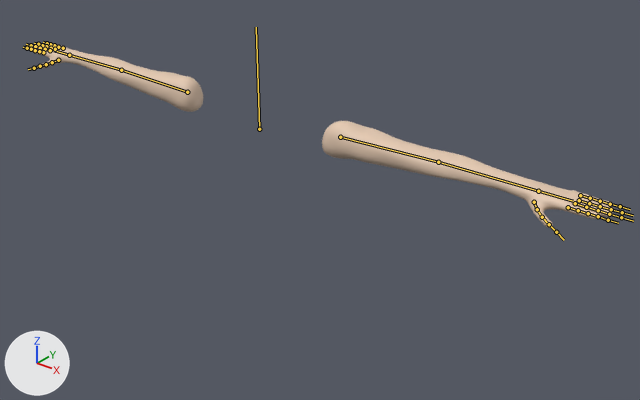
What one commit did to the FBX model Progetto_SVG/Assets/Assets/Models/PlayerArms.fbx.
Both versions are drawn from a 50 mm lens placed at (3.63, -3.92, 2.08), pointed at (0.41, 0.11, -0.42). Lighting does not change. The marker at lower left points along +X, +Y and +Z. The bones that bend it are drawn over the model as lines.
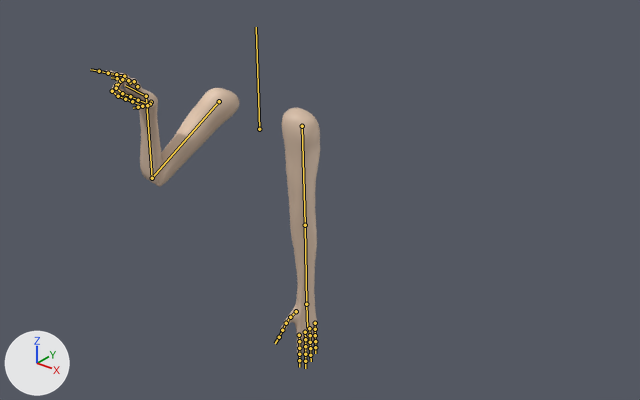
The newer file adds an action. The first version stands in its rest pose; the second is drawn at frame 13 of the action 'Armature|Attack2_End'.

Changed parts and their boxes (x1, y1, x2, y2) in the pictures (640 x 400 px):
'Plane', posed (63% narrower, 55% taller)
    before: (30, 44, 613, 228)
    after: (105, 71, 320, 357)
bone 'Bicep.L', root to tip
    before: (340, 137) to (438, 162)
    after: (302, 126) to (305, 225)
bone 'Arm.L', root to tip
    before: (438, 162) to (538, 191)
    after: (305, 225) to (306, 304)
bone 'Bicep.R', root to tip
    before: (187, 92) to (121, 70)
    after: (219, 101) to (152, 178)
bone 'Arm.R', root to tip
    before: (121, 70) to (69, 55)
    after: (152, 178) to (146, 96)
bone 'Hand.R', root to tip
    before: (69, 55) to (54, 50)
    after: (146, 96) to (125, 85)
bone 'Pinky1.R', root to tip
    before: (63, 48) to (58, 47)
    after: (116, 85) to (112, 91)
bone 'Pinky2.R', root to tip
    before: (58, 47) to (54, 45)
    after: (112, 91) to (118, 96)
bone 'Pinky3.R', root to tip
    before: (54, 45) to (50, 44)
    after: (118, 96) to (125, 99)
bone 'Ring1.R', root to tip
    before: (55, 49) to (51, 48)
    after: (120, 81) to (116, 88)
bone 'Ring2.R', root to tip
    before: (51, 48) to (46, 46)
    after: (116, 88) to (122, 93)
bone 'Ring3.R', root to tip
    before: (46, 46) to (42, 45)
    after: (122, 93) to (130, 96)
bone 'Middle1.R', root to tip
    before: (50, 50) to (45, 49)
    after: (130, 82) to (124, 76)
bone 'Middle2.R', root to tip
    before: (45, 49) to (40, 48)
    after: (124, 76) to (116, 74)
bone 'Index1.R', root to tip
    before: (43, 52) to (39, 51)
    after: (137, 86) to (134, 81)
bone 'Index2.R', root to tip
    before: (39, 51) to (35, 50)
    after: (134, 81) to (128, 80)

The edits, one by one:
Bone 'Bicep.L' (bone_bicep_l) moves from (0.0, 0.0, 0.0) to (-0.02, -0.6, 0.0).
Bone 'Bicep.L' (bone_bicep_l) turns from (0, 0, 0) to (0, 0, -90) degrees about its own x, y and z.
Bone 'Arm.L' (bone_arm_l) turns from (0, 0, 0) to (0, 0, 1) degrees about its own x, y and z.
Bone 'Bicep.R' (bone_bicep_r) moves from (0.0, 0.0, 0.0) to (0.02, -0.6, 0.0).
Bone 'Bicep.R' (bone_bicep_r) turns from (0, 0, 0) to (51, -40, 25) degrees about its own x, y and z.
Bone 'Arm.R' (bone_arm_r) turns from (0, 0, 0) to (3, 23, -135) degrees about its own x, y and z.
Bone 'Hand.R' (bone_hand_r) turns from (0, 0, 0) to (1, 5, 51) degrees about its own x, y and z.
Bone 'Pinky1.R' (bone_pinky1_r) moves from (0.0, 0.0, 0.0) to (-0.03, -0.01, 0.01).
Bone 'Pinky1.R' (bone_pinky1_r) turns from (0, 0, 0) to (10, 13, 71) degrees about its own x, y and z.
Bone 'Pinky2.R' (bone_pinky2_r) turns from (0, 0, 0) to (4, 30, 95) degrees about its own x, y and z.
Bone 'Pinky3.R' (bone_pinky3_r) turns from (0, 0, 0) to (-4, 4, 17) degrees about its own x, y and z.
Bone 'Ring1.R' (bone_ring1_r) moves from (0.0, 0.0, 0.0) to (0.03, 0.01, -0.01).
Bone 'Ring1.R' (bone_ring1_r) turns from (0, 0, 0) to (12, 15, 72) degrees about its own x, y and z.
Bone 'Ring2.R' (bone_ring2_r) turns from (0, 0, 0) to (4, 34, 94) degrees about its own x, y and z.
Bone 'Ring3.R' (bone_ring3_r) turns from (0, 0, 0) to (-5, 5, 17) degrees about its own x, y and z.
Bone 'Middle1.R' (bone_middle1_r) moves from (0.0, 0.0, 0.0) to (0.05, -0.03, 0.02).
Bone 'Middle1.R' (bone_middle1_r) turns from (0, 0, 0) to (-5, -8, -19) degrees about its own x, y and z.
Bone 'Middle2.R' (bone_middle2_r) turns from (0, 0, 0) to (1, 6, 33) degrees about its own x, y and z.
Bone 'Index1.R' (bone_index1_r) moves from (0.0, 0.0, 0.0) to (0.04, -0.03, 0.02).
Bone 'Index1.R' (bone_index1_r) turns from (0, 0, 0) to (7, 2, -20) degrees about its own x, y and z.
Bone 'Index2.R' (bone_index2_r) turns from (0, 0, 0) to (1, 5, 33) degrees about its own x, y and z.
